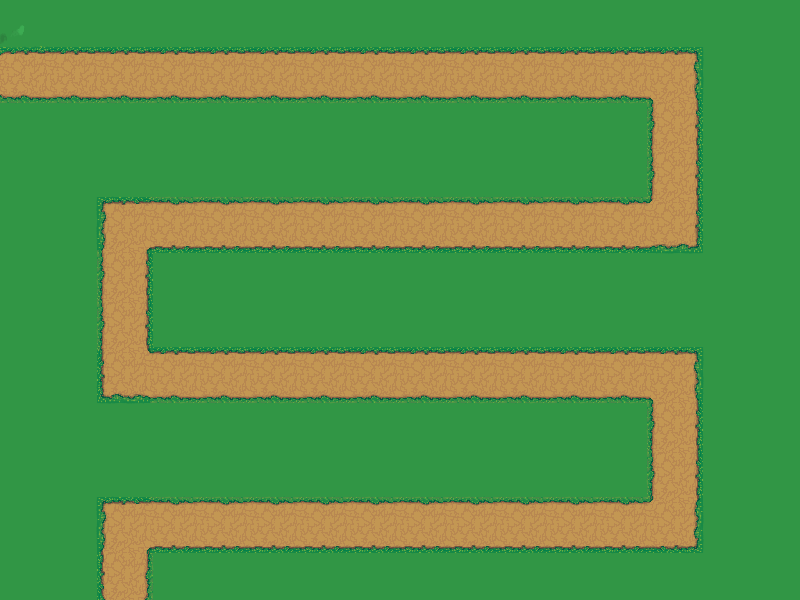
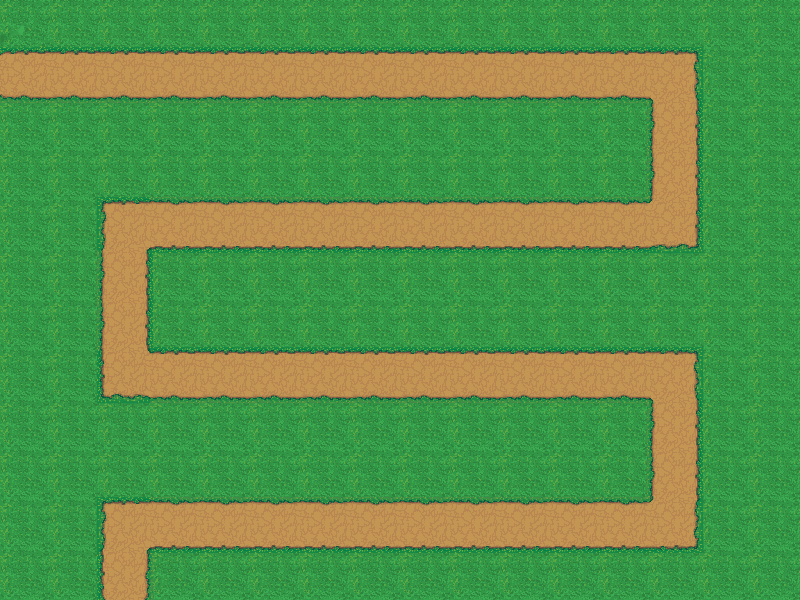
Layer changes from the first w=800, h=600 image to the second:
added layer "Camada 7 copiar" above "Camada 2" over [0, 0, 800, 600]
